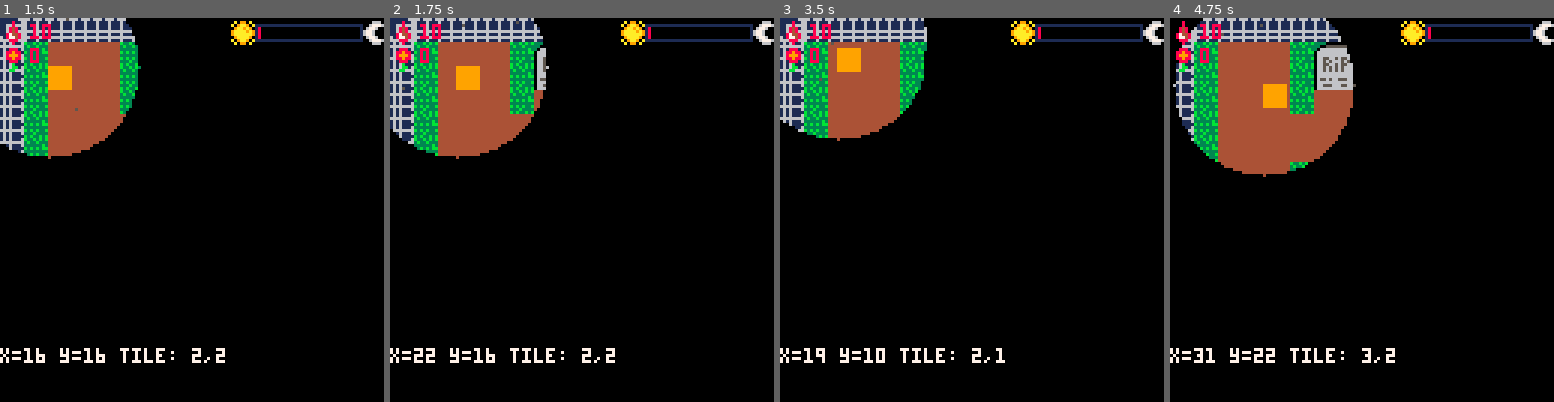
Above: before the commit, frames 1-4 (left to right).
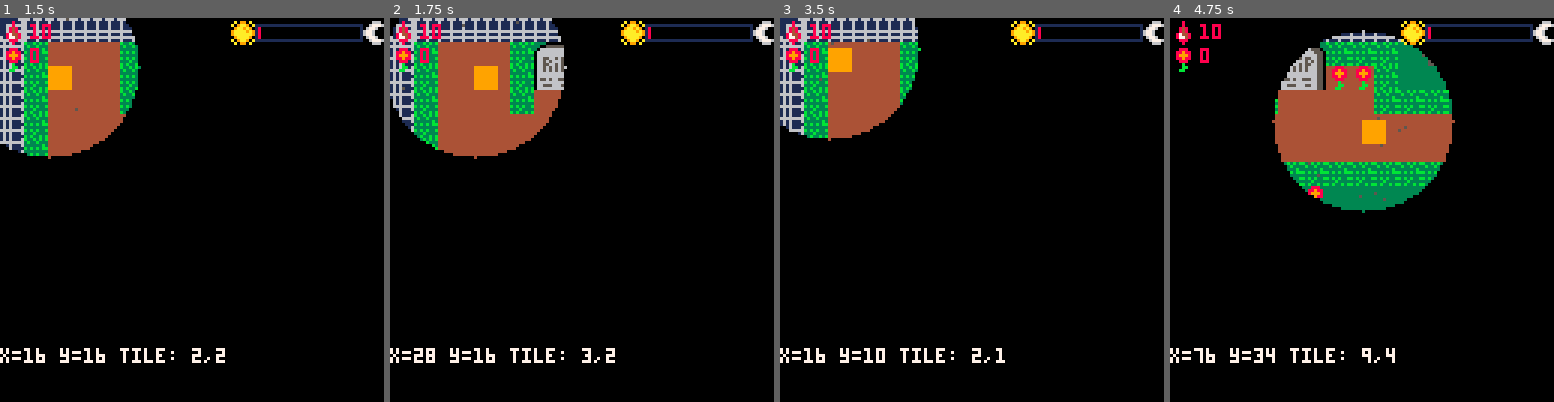
Above: after the commit, the same moments.

Repository: CarlaTabet/BitsAndBytes
Game: PICO-8 cartridge game.p8
Two runs of this game, one before a commit and one after it. Both use one fixed random seed, a clock stepped at 60 frames per second and the inputs below.
Inputs:
- Up to frame 1 (1.5 s): tap X (X key) at 0.33, 1.07 s; tap O (Z key) at 0.7 s
- Up to frame 2 (1.75 s): hold Right from 1.6 s (still down); tap O (Z key) at 1.7 s
- Up to frame 3 (3.5 s): tap X (X key) at 1.85, 2.97 s; release Right at 2.1 s; tap O (Z key) every 0.4 s from 2.1 to 3.3 s; hold Up 2.15-2.42 s; hold Right 2.47-3.03 s; hold Left from 3.08 s (still down)
- Up to frame 4 (4.75 s): release Left at 3.58 s; hold Down 3.63-3.97 s; tap O (Z key) at 3.7, 4.1, 4.5 s; hold Right 4.02-4.68 s; tap X (X key) at 4.08 s; hold Up from 4.73 s (still down)

Frame 1 is identical in both runs. In frame 2, 2.9% of the frame differs, in the area x 0-53%, y 0-90%; in frame 3, 1.1%; in frame 4, 25%, in the area x 0-75%, y 0-90%.

Commit message:
Added a puzzle to continue to next room

Diff:
--- a/game.p8
+++ b/game.p8
@@ -25,20 +25,11 @@
 
 blood_drops = {}
 flowers = {}
+puzzle_active = false
+puzzle_solved = false
 
 function spawn_blood_drop(x, y)
     add(blood_drops, {
-        x = x,
-        y = y,
-        base_y = y,    -- original position
-        float_offset = 0,
-        float_speed = 0.05,
-        collected = false
-    })
-end
-
-function spawn_flower_drop(x, y)
-    add(flowers, {
         x = x,
         y = y,
         base_y = y,    -- original position
@@ -85,12 +76,50 @@
 				load_flowers_from_map()
     time_elapsed = 0
     max_time = 600 * 60 -- 60 seconds at 60fps
-
-end
+end
+
+
+puzzle_question = "what blooms in darkness?"
+puzzle_options = {"a) sunflower", "b) moonflower", "c) fire"}
+correct_option = 2
+selected_option = 1
+function update_puzzle()
+    if btnp(2) then -- up
+        selected_option = max(1, selected_option - 1)
+    elseif btnp(3) then -- down
+        selected_option = min(#puzzle_options, selected_option + 1)
+    elseif btnp(4) or btnp(5) then -- z or x
+        if selected_option == correct_option then
+            puzzle_solved = true
+            puzzle_active = false
+        else
+            -- wrong answer; maybe play a sound or flash red
+        end
+    end
+end
+
+function draw_puzzle()
+    rectfill(10, 30, 118, 100, 0)
+    rect(10, 30, 118, 100, 7)
+    print(puzzle_question, 14, 36, 7)
+    for i, opt in pairs(puzzle_options) do
+        local y = 46 + (i - 1) * 10
+        local color = (i == selected_option) and 11 or 6
+        print(opt, 18, y, color)
+    end
+end
+
 
 function _update()
     player_update()
     room_change()
+    if not puzzle_active then
+    	player_update()
+    	room_change()
+    else
+    	update_puzzle()
+				end
+
     time_elapsed = min(time_elapsed + 1, max_time)
     for drop in all(blood_drops) do
     drop.float_offset = sin(time() + drop.x) * 2
@@ -136,6 +165,10 @@
     if current_room == "graveyard" then
         draw_mist()
         draw_darkness()
+         if puzzle_active then
+					    	draw_puzzle()
+									end
+
     end
 
     camera()
@@ -187,6 +220,10 @@
 function room_change()
     for exit in all(exits) do
         if exit.room == current_room and exit.condition() then
+            if not puzzle_solved then
+                puzzle_active = true
+                return
+            end
             current_room = exit.dest
             player.x = exit.px
             player.y = exit.py
Not shown, changed: 17 lines of the sprite sheet (__gfx__) section of game.p8
